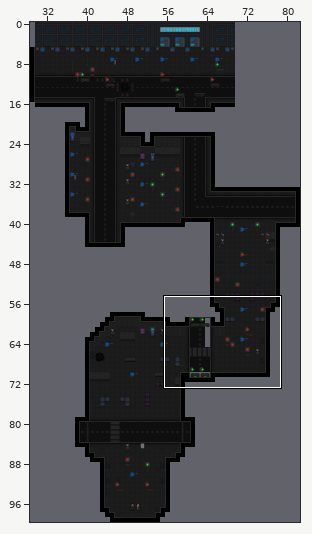
Two states of a Tiled map, src/ZeroFootprintSociety/Content/Maps2/DarkAlley.tmx. The first picture is a wide view before the edit; the outline marks the close-up.
Close-up. Before the commit:
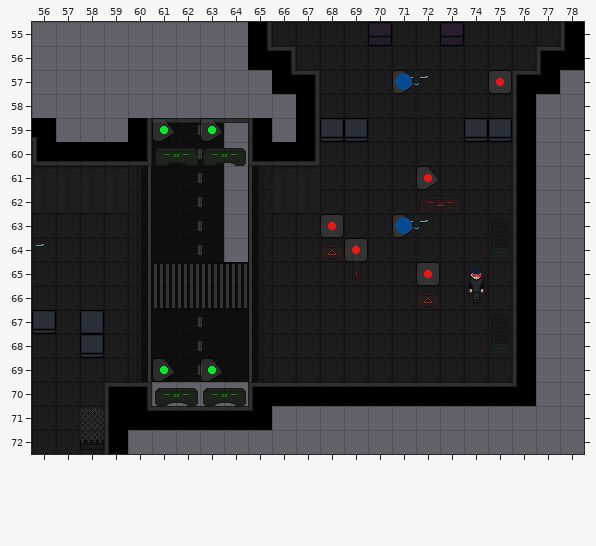
Cells are 24x24 px. Shown: x 56..78, y 55..72. The commit also changed other parts of the map, which this record leaves out.
The result:
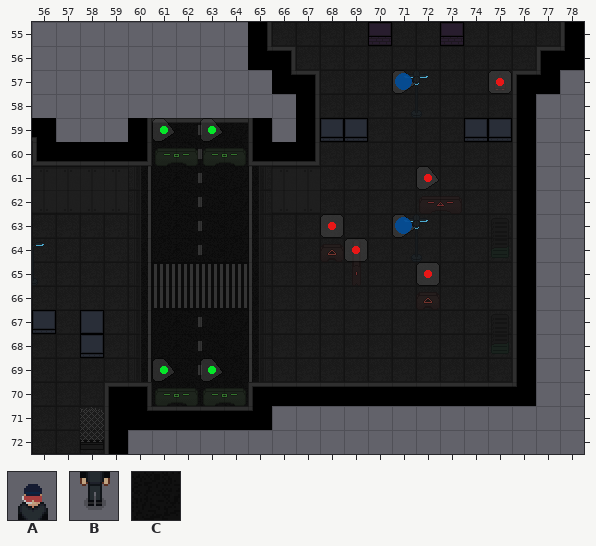
Key: from "Characters": A 2, B 7; from "Floors": C 70.
_ is an empty cell.
Change:
{"where": "layer \"Floors\""}
{"y":59,"x":64,"old":"_","new":"C"}
{"y":60,"x":64,"old":"_","new":"C"}
{"y":61,"x":64,"old":"_","new":"C"}
{"y":62,"x":64,"old":"_","new":"C"}
{"y":63,"x":64,"old":"_","new":"C"}
{"y":64,"x":64,"old":"_","new":"C"}
{"y":70,"x":61,"old":"____","new":"CCCC"}
{"where": "layer \"Characters\""}
{"y":65,"x":74,"old":"A","new":"_"}
{"y":66,"x":74,"old":"B","new":"_"}
{"label":"added","picture_box":[224,123,248,262]}
{"label":"removed","picture_box":[469,268,484,303]}
{"label":"added","picture_box":[152,382,248,406]}
